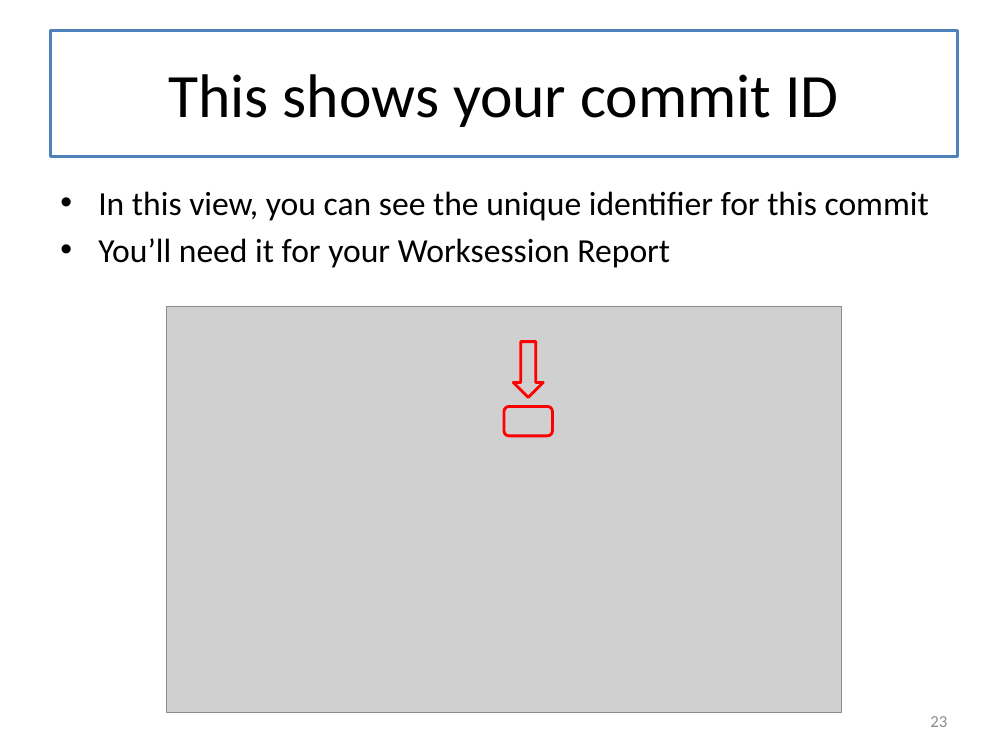
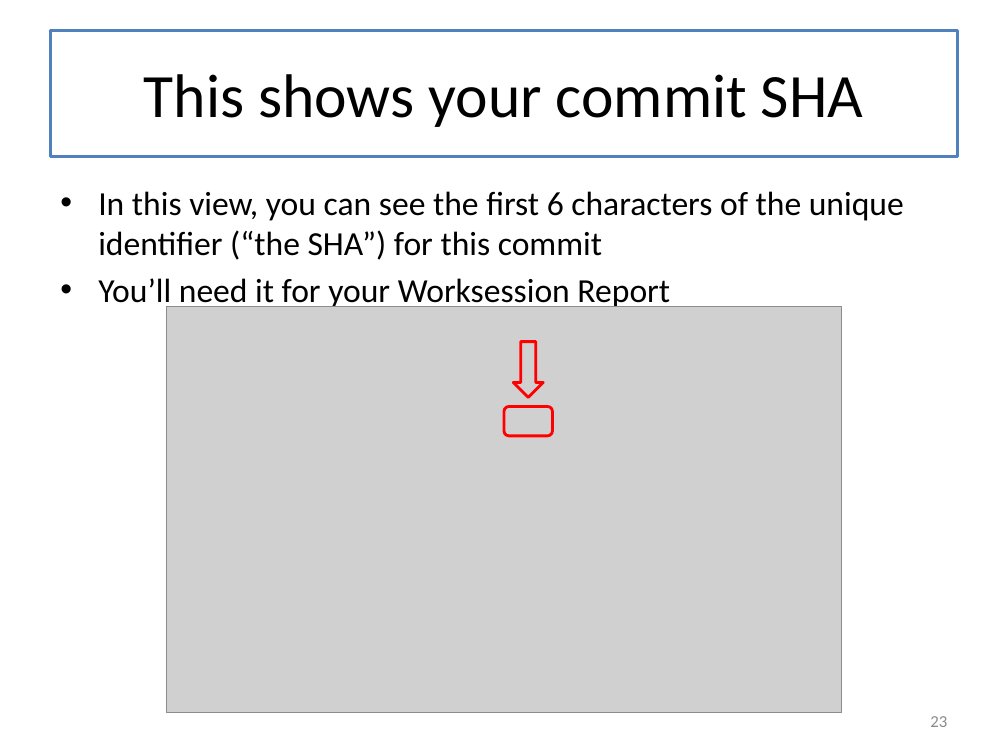
Before and after one commit to mwand/cs5010f16, a slide deck: slide 23 of Slides/Lesson 0.5 Introduction to Git.pptx. Drawn at 1008x756 pixels with LibreOffice and Linux fonts; fonts in the diff are those of the drawing; grey boxes stand for pictures. Boxes give left, top, right and bottom in pixels: in the first picture for what was removed or moved away, otherwise in the second. Text is boxed around its words. In the diff, an @@ line names an element or a change of style, - is before the commit and + after.

```diff
--- a/Slides/Lesson 0.5 Introduction to Git.pptx
+++ b/Slides/Lesson 0.5 Introduction to Git.pptx
@@ title at <box>144,74,863,127</box>: text changed @@
-This shows your commit ID
+This shows your commit SHA
@@ text at <box>98,191,904,260</box>: text changed @@
-• In this view, you can see the unique identifier for this commit
+• In this view, you can see the first 6 characters of the unique identifier (“the SHA”) for this commit
```
Also in this commit, not shown: 1 other slide changed, 1 slide added, 1 other file.
